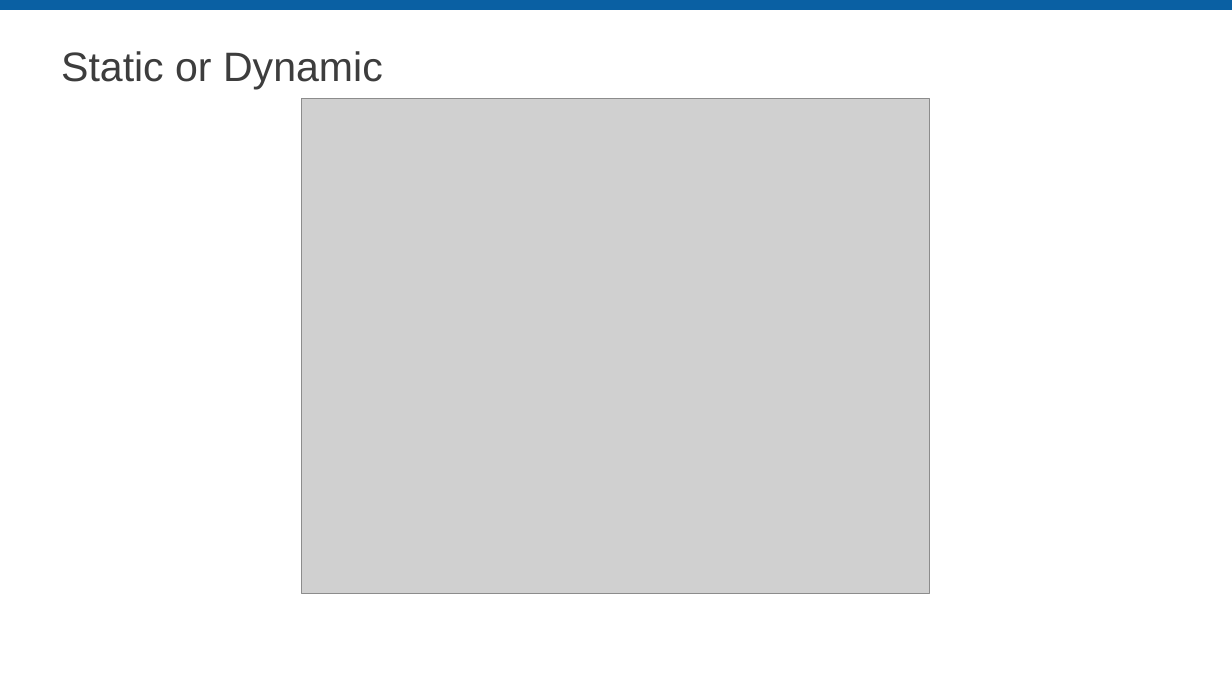
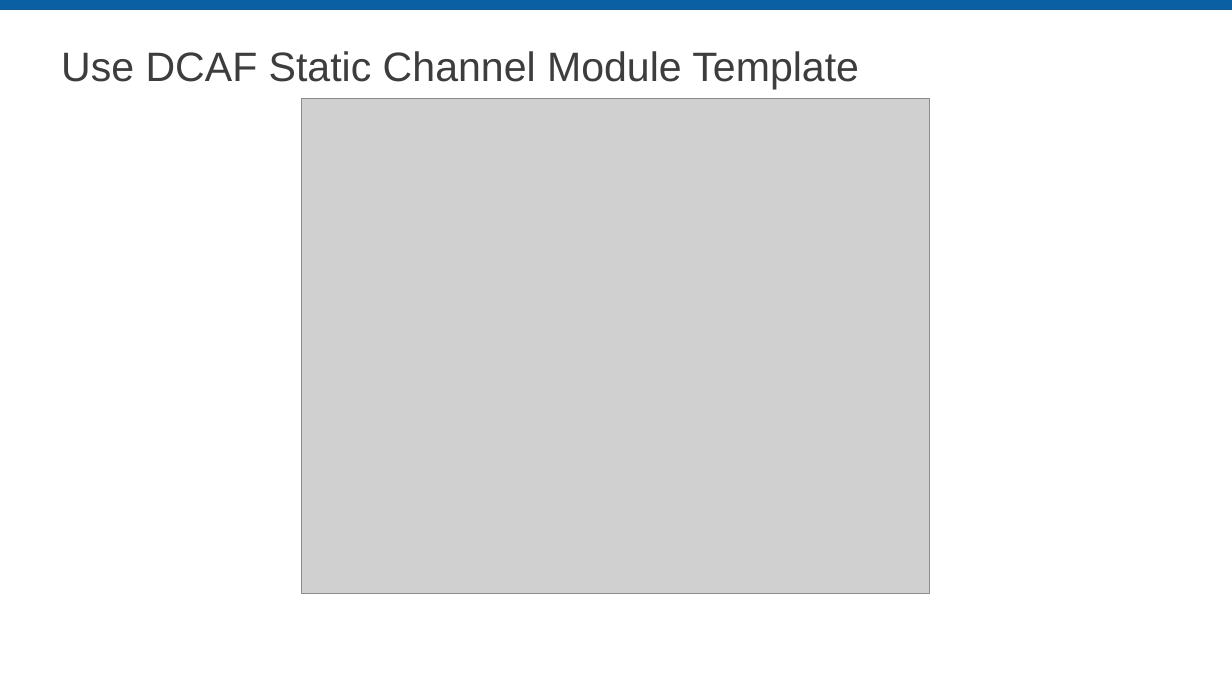
Before and after one commit to LabVIEW-DCAF/Documentation, a slide deck: slide 9 of Trunk/Getting Started Material/DCAF Training/6 Static Modules.pptx (slide 3 before the commit). Drawn at 1232x693 pixels with LibreOffice and Linux fonts; fonts in the diff are those of the drawing; grey boxes stand for pictures; background and template pictures are left out. Boxes give left, top, right and bottom in pixels: in the first picture for what was removed or moved away, otherwise in the second. Text is boxed around its words. In the diff, an @@ line names an element or a change of style, - is before the commit and + after.

```diff
--- a/Trunk/Getting Started Material/DCAF Training/6 Static Modules.pptx
+++ b/Trunk/Getting Started Material/DCAF Training/6 Static Modules.pptx
@@ title at [61, 51, 859, 89]: text changed @@
-Static or Dynamic
+Use DCAF Static Channel Module Template
```
Also in this commit, not shown: 9 other slides changed, 34 slides added, 12 slides removed.
